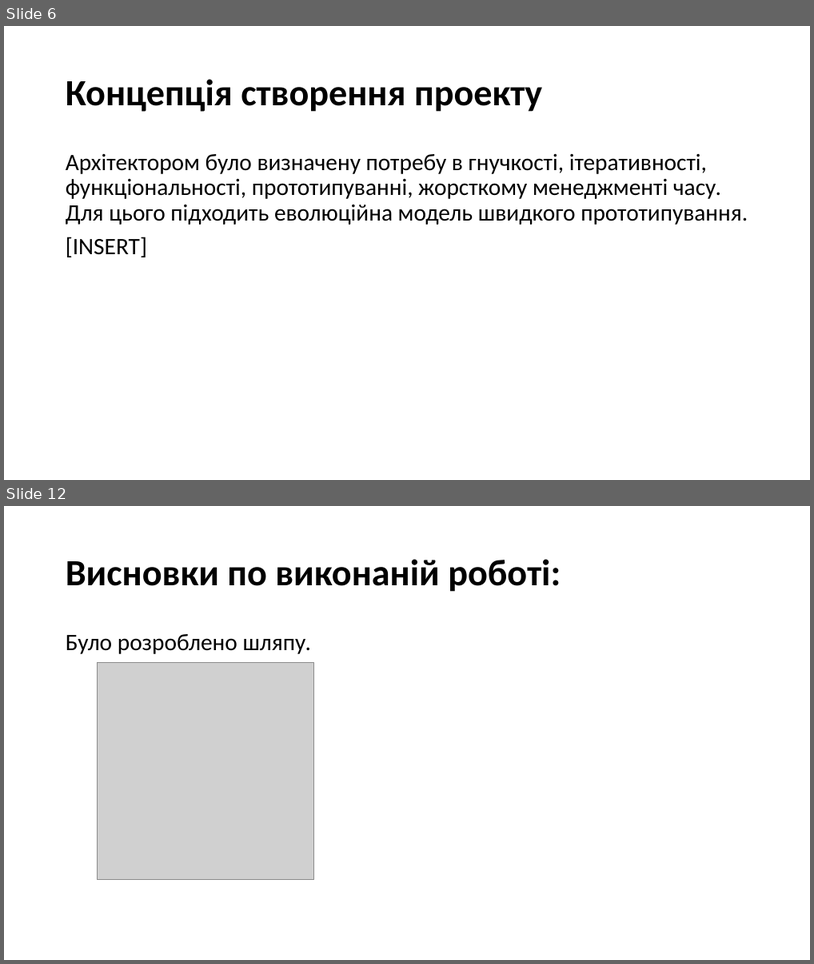
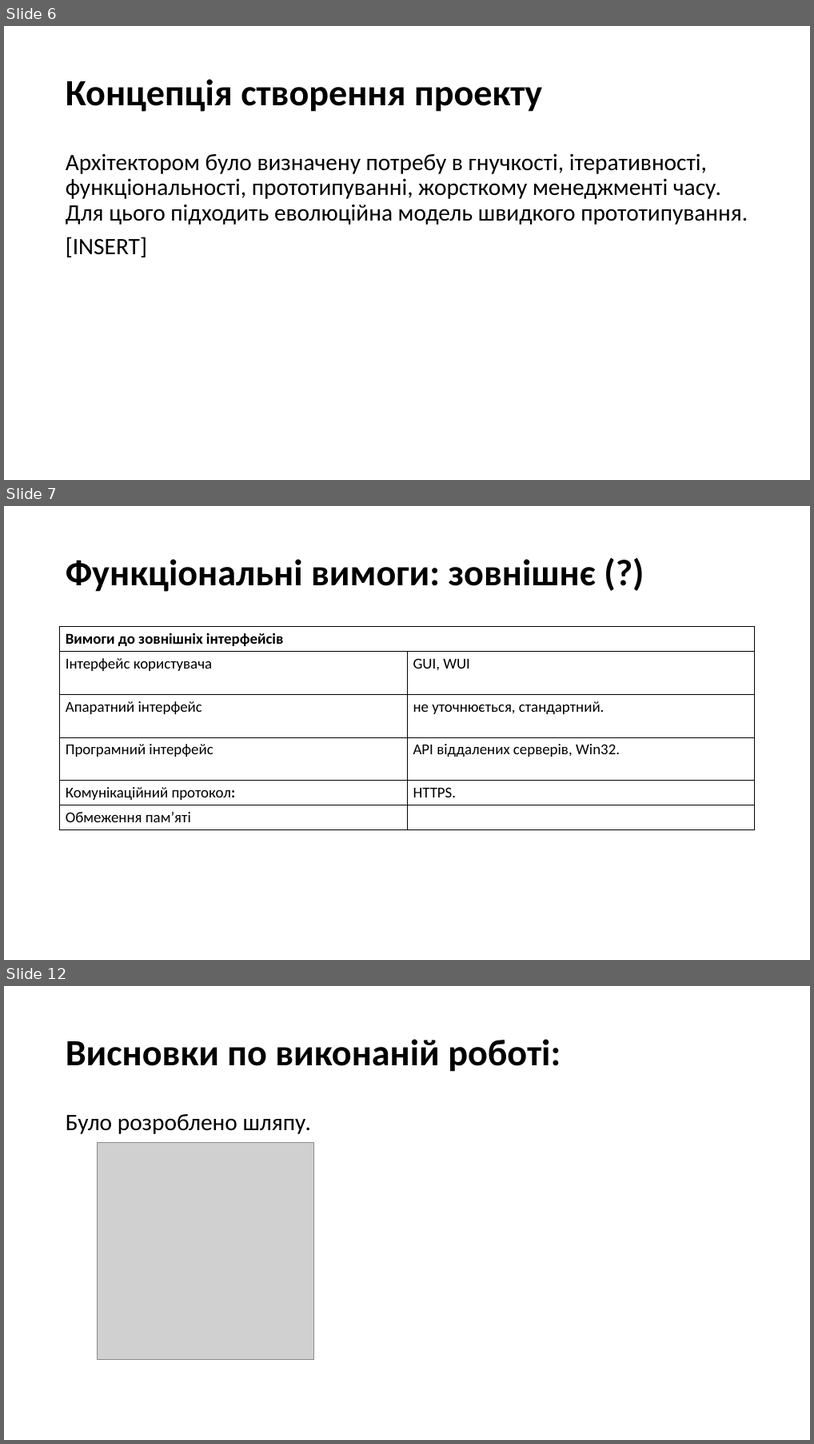
Before and after one commit to d3mage/elektronna_kafedra, a slide deck: elektronna_kafedra.pptx. Shown one above the other, each under a label of ours: slides 6 and 12 before the commit, slides 6, 7 and 12 after it; the slides between them are not shown. The pictures are 814x964 and 814x1444 pixels, drawn with LibreOffice and Linux fonts; fonts in the diff are those of the drawing; grey boxes stand for pictures. Boxes give left, top, right and bottom in pixels: in the first picture for what was removed or moved away, otherwise in the second. Text is boxed around its words. In the diff, an @@ line names an element or a change of style, - is before the commit and + after.

```diff
--- a/elektronna_kafedra.pptx
+++ b/elektronna_kafedra.pptx
@@ slide 7 added at (x1=4, y1=506, x2=810, y2=960), background #FFFFFF @@
@@ title added at (x1=66, y1=559, x2=596, y2=592), 44 pt, text #000000, bold @@
+Функціональні вимоги: зовнішнє (?)
@@ table added at (x1=60, y1=627, x2=755, y2=828), 6 rows, 2 columns @@
+Вимоги до зовнішніх інтерфейсів | 
+Інтерфейс користувача | GUI, WUI
+Апаратний інтерфейс | не уточнюється, стандартний.
+Програмний інтерфейс | API віддалених серверів, Win32.
+Комунікаційний протокол: | HTTPS.
+Обмеження пам’яті | 
```
Also in this commit, not shown: 1 other slide added, 2 slides removed, 1 other file.
